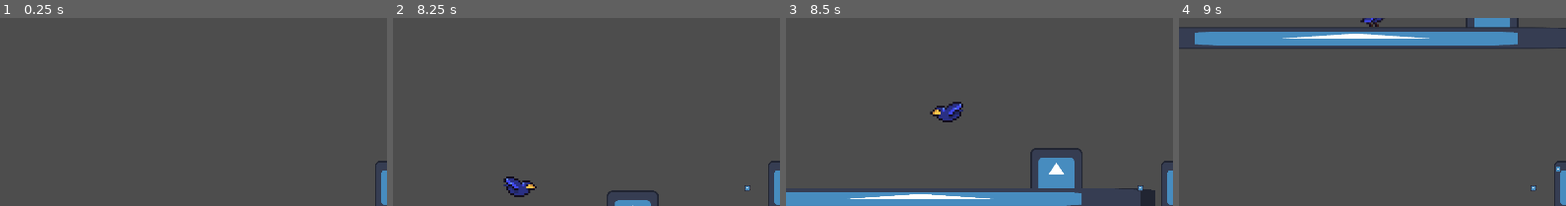
Above: before the commit, frames 1-4 (left to right).
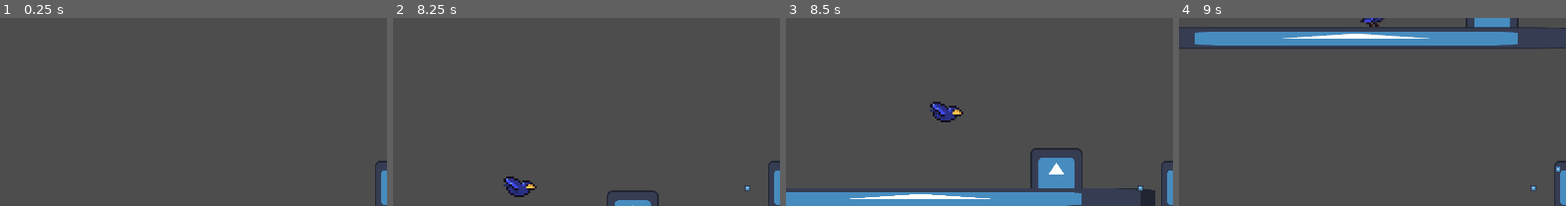
Above: after the commit, the same moments.

Repository: SikK19/AwayGame
Game: Godot game, scene res://Level/character_test_enviroment.tscn
The game is run twice, just before and just after one commit, with the same random seed, the same clock (stepped at 60 frames per second) and the same inputs. This scene is started directly instead of the project's main scene. The engine's default icon, where the game draws it, is replaced by a stand-in: a white triangle on a blue panel in a dark square.
Inputs (mouse positions are % of the whole screen's width and height, from its top left):
- Up to frame 1 (0.25 s): no input
- Up to frame 2 (8.25 s): move the mouse to (46, 78) at 0.52 s; press the mouse at (46, 78) at 0.53 s; hold D (right) 0.53-2.03 s; tap W (jump) at 0.77, 1.52, 3.02, 3.77, 4.52, 6.02, 6.77, 7.52 s; move the mouse to (81, 72) at 1.27 s; release the mouse at (81, 72) at 1.28 s; tap F (ask_bird_to_fly) at 1.35, 5.85 s; click (81, 72) at 1.55 s; move the mouse to (20, 37) at 2.02 s; press the mouse at (20, 37) at 2.03 s; hold A (left) 2.03-4.28 s; tap B (ask_bird_to_land) at 2.1, 6.6 s; move the mouse to (56, 54) at 2.77 s; release the mouse at (56, 54) at 2.78 s; click (56, 54) at 2.85 s; move the mouse to (36, 25) at 3.52 s; press the mouse at (36, 25) at 3.53 s; tap E (interact) at 3.6, 8.1 s; move the mouse to (73, 49) at 4.27 s; release the mouse at (73, 49) at 4.28 s; hold D (right) 4.28-8.03 s; tap Space (throw) at 4.35 s; click (73, 49) at 4.55 s; move the mouse to (30, 60) at 5.02 s; press the mouse at (30, 60) at 5.03 s; move the mouse to (61, 29) at 5.77 s; release the mouse at (61, 29) at 5.78 s; click (61, 29) at 6.05 s; move the mouse to (46, 78) at 6.52 s; press the mouse at (46, 78) at 6.53 s; move the mouse to (81, 72) at 7.27 s; release the mouse at (81, 72) at 7.28 s; click (81, 72) at 7.35 s; move the mouse to (20, 37) at 8.02 s; press the mouse at (20, 37) at 8.03 s; hold A (left) from 8.03 s (still down)
- Up to frame 3 (8.5 s): keep holding A (left)
- Up to frame 4 (9 s): keep holding A (left); move the mouse to (56, 54) at 8.77 s; release the mouse at (56, 54) at 8.78 s; tap Space (throw) at 8.85 s
The pictures show only the part of the screen within x 0-50%, y 10-60%; the shares and areas given below are measured in that part.

Frames 1-2 are identical in both runs. In frame 3, 0.6% of the frame differs, in the area x 37-46%, y 44-56%; in frame 4, nothing differs.

Commit message:
polishing flying while very close to cursor

Diff:
--- a/Characters/Bird/bird.gd
+++ b/Characters/Bird/bird.gd
@@ -37,12 +37,13 @@
 	if Input.is_action_pressed("fly_to_cursor") && not is_on_character:
 		direction_flying = (mouse_position - position).normalized()
 		velocity = (direction_flying * SPEED)
-		if direction_flying.x > 0:
-			sprite_standing.flip_h = true
-			sprite_flying.flip_h = true
-		if direction_flying.x < 0:
-			sprite_standing.flip_h = false
-			sprite_flying.flip_h = false
+		if abs(mouse_position.x - position.x) > 10:
+			if direction_flying.x > 0.2:
+				sprite_standing.flip_h = true
+				sprite_flying.flip_h = true
+			if direction_flying.x < -0.1:
+				sprite_standing.flip_h = false
+				sprite_flying.flip_h = false
 
 	if Input.is_action_just_released("fly_to_cursor"):
 		velocity.x = 0
